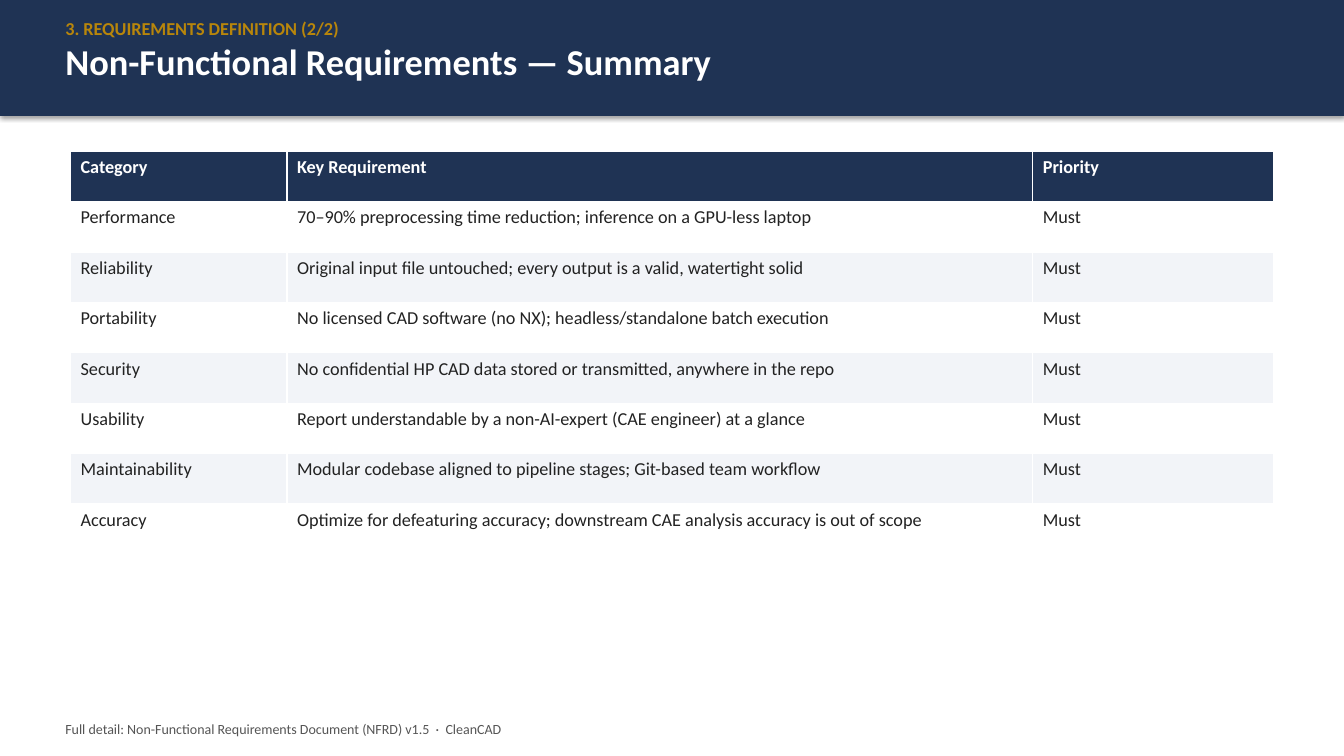
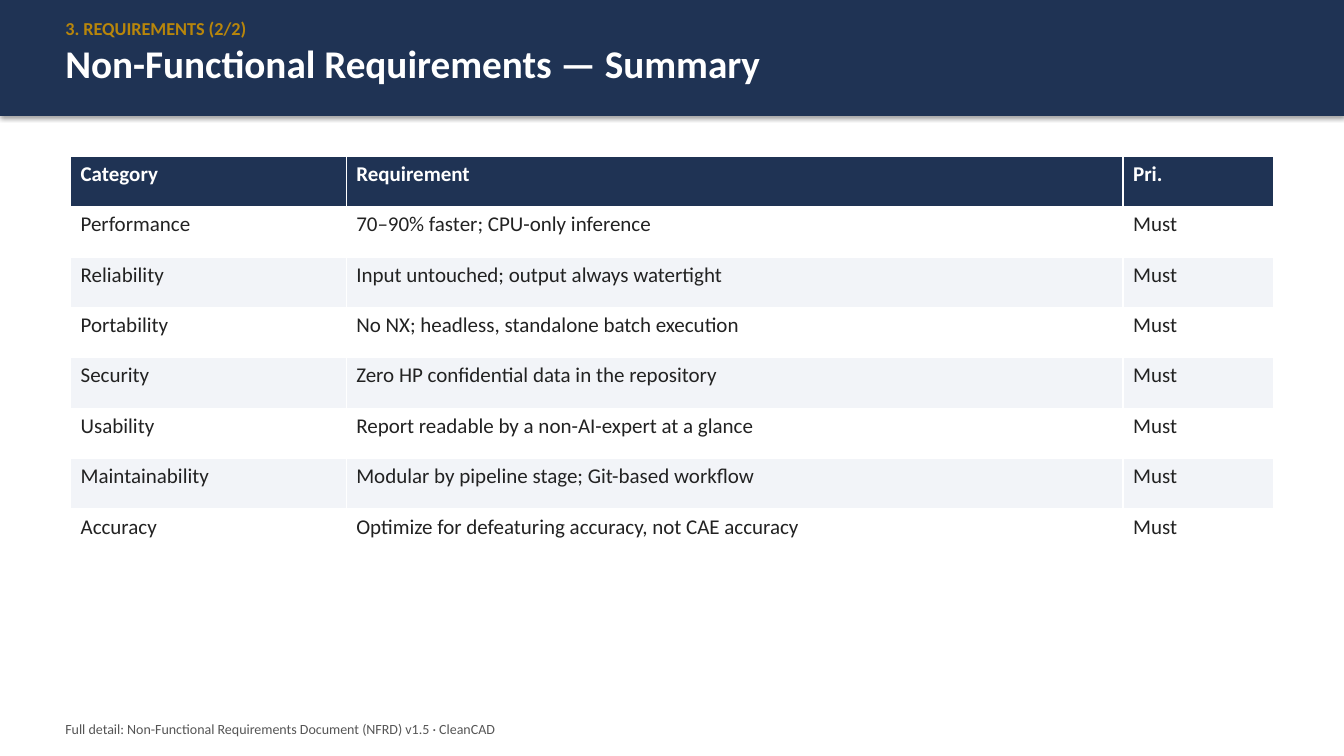
Before and after one commit to Junoh-Lee111/CapstoneProject-HP-Mold-Part-Defeaturing, a slide deck: slide 6 of docs/Project_Proposal.pptx. Drawn at 1344x756 pixels with LibreOffice and Linux fonts; fonts in the diff are those of the drawing. Boxes give left, top, right and bottom in pixels: in the first picture for what was removed or moved away, otherwise in the second. Text is boxed around its words. In the diff, an @@ line names an element or a change of style, - is before the commit and + after.

```diff
--- a/docs/Project_Proposal.pptx
+++ b/docs/Project_Proposal.pptx
@@ text at bbox=[65, 21, 247, 38]: text changed @@
-3. REQUIREMENTS DEFINITION (2/2)
+3. REQUIREMENTS (2/2)
@@ text at bbox=[65, 50, 760, 84]: size 26 to 28 pt in "Non-Functional Requirements — Summary" @@
@@ table at bbox=[71, 156, 1273, 560] @@
-row 1, column 2: Key Requirement
+row 1, column 2: Requirement
-row 1, column 3: Priority
+row 1, column 3: Pri.
-row 2, column 2: 70–90% preprocessing time reduction; inference on a GPU-less laptop
+row 2, column 2: 70–90% faster; CPU-only inference
-row 3, column 2: Original input file untouched; every output is a valid, watertight solid
+row 3, column 2: Input untouched; output always watertight
-row 4, column 2: No licensed CAD software (no NX); headless/standalone batch execution
+row 4, column 2: No NX; headless, standalone batch execution
-row 5, column 2: No confidential HP CAD data stored or transmitted, anywhere in the repo
+row 5, column 2: Zero HP confidential data in the repository
-row 6, column 2: Report understandable by a non-AI-expert (CAE engineer) at a glance
+row 6, column 2: Report readable by a non-AI-expert at a glance
-row 7, column 2: Modular codebase aligned to pipeline stages; Git-based team workflow
+row 7, column 2: Modular by pipeline stage; Git-based workflow
-row 8, column 2: Optimize for defeaturing accuracy; downstream CAE analysis accuracy is out of scope
+row 8, column 2: Optimize for defeaturing accuracy, not CAE accuracy
@@ size 13 to 15 pt in "Category", "Performance", "Must", "Reliability" and 11 more places @@
@@ table: place and size @@
-table at bbox=[71, 151, 1274, 555]
+table at bbox=[71, 156, 1273, 560]
@@ text "Full detail: Non-Functional Requirements Document ..." rewrapped from bbox=[65, 724, 502, 737] to bbox=[65, 724, 495, 737] @@
```
Also in this commit, not shown: 15 other slides changed, 1 slide added, 6 other files.
